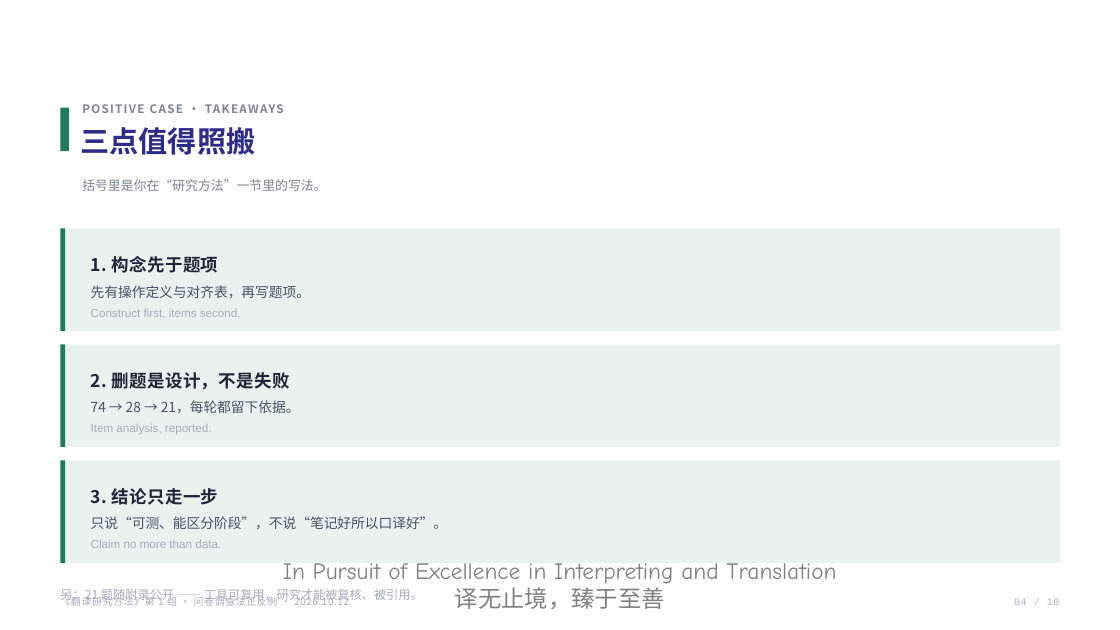
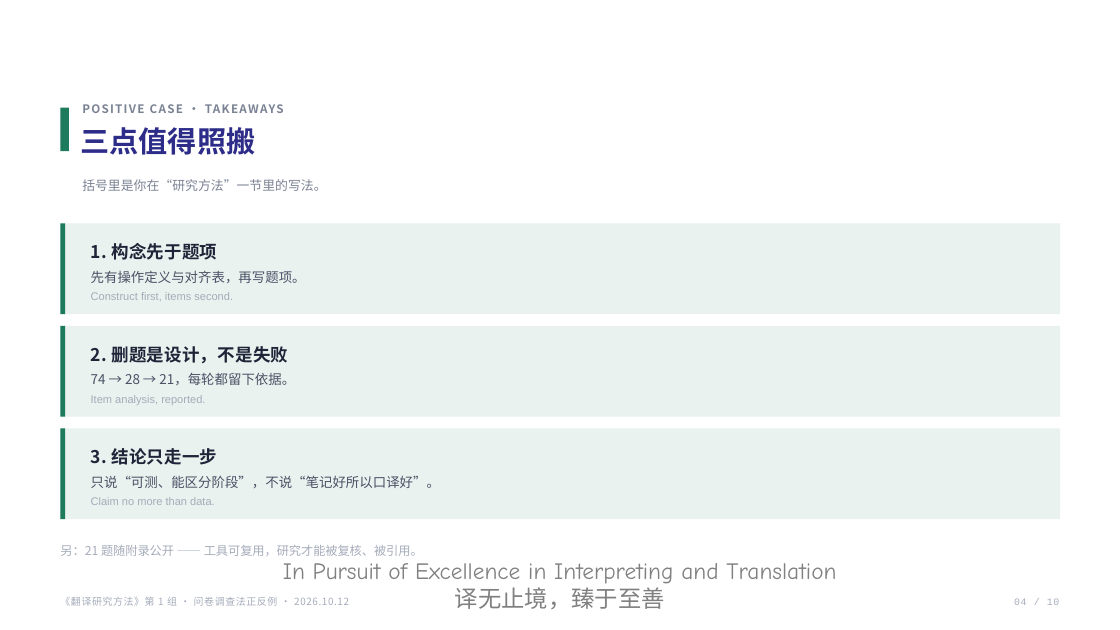
Before and after one commit to CodingGeoff/translation-research-202610, a slide deck: slide 5 of 翻译研究方法/第1组/问卷调查法正反例_学院模板版.pptx. Drawn at 1120x630 pixels with LibreOffice and Linux fonts; fonts in the diff are those of the drawing; background and template pictures are left out. Boxes give left, top, right and bottom in pixels: in the first picture for what was removed or moved away, otherwise in the second. Text is boxed around its words. In the diff, an @@ line names an element or a change of style, - is before the commit and + after.

```diff
--- a/翻译研究方法/第1组/问卷调查法正反例_学院模板版.pptx
+++ b/翻译研究方法/第1组/问卷调查法正反例_学院模板版.pptx
@@ rectangle: place and size @@
-rectangle at [60,229,1060,331]
+rectangle at [60,223,1060,314]
@@ rectangle: place and size @@
-rectangle at [60,229,66,331]
+rectangle at [60,223,66,314]
@@ text "1. 构念先于题项": place and size @@
-text "1. 构念先于题项" at [91,256,310,317]
+text "1. 构念先于题项" at [91,243,306,301]
@@ text "1. 构念先于题项" at [91,243,306,301]: letter spacing 0.3 to 0.2 pt in "1. 构念先于题项"; size 11.8 to 11.5 pt in "先有操作定义与对齐表，再写题项。"; size 10 to 9.5 pt in "Construct first, items second."; line spacing 1.34 to 1.3; line spacing 1.5 to 1.4; line spacing 1.4 to 1.35 @@
@@ rectangle: place and size @@
-rectangle at [60,344,1060,447]
+rectangle at [60,326,1060,417]
@@ rectangle: place and size @@
-rectangle at [60,344,66,447]
+rectangle at [60,326,66,417]
@@ text "2. 删题是设计，不是失败": place and size @@
-text "2. 删题是设计，不是失败" at [91,372,300,434]
+text "2. 删题是设计，不是失败" at [91,346,295,405]
@@ text "2. 删题是设计，不是失败" at [91,346,295,405]: letter spacing 0.3 to 0.2 pt in "2. 删题是设计，不是失败"; size 11.8 to 11.5 pt in "74 → 28 → 21，每轮都留下依据。"; size 10 to 9.5 pt in "Item analysis, reported."; line spacing 1.34 to 1.3; line spacing 1.5 to 1.4; line spacing 1.4 to 1.35 @@
@@ rectangle: place and size @@
-rectangle at [60,460,1060,563]
+rectangle at [60,429,1060,519]
@@ rectangle: place and size @@
-rectangle at [60,460,66,563]
+rectangle at [60,429,66,519]
@@ text "3. 结论只走一步": place and size @@
-text "3. 结论只走一步" at [91,488,448,548]
+text "3. 结论只走一步" at [91,448,440,505]
@@ text "3. 结论只走一步" at [91,448,440,505]: letter spacing 0.3 to 0.2 pt in "3. 结论只走一步"; size 11.8 to 11.5 pt in "只说“可测、能区分阶段”，不说“笔记好所以口译好”。"; size 10 to 9.5 pt in "Claim no more than data."; line spacing 1.34 to 1.3; line spacing 1.5 to 1.4; line spacing 1.4 to 1.35 @@
@@ text "另：21 题随附录公开 —— 工具可复用，研究才能被复核、被引用。": place and size @@
-text "另：21 题随附录公开 —— 工具可复用，研究才能被复核、被引用。" at [60,589,423,603]
+text "另：21 题随附录公开 —— 工具可复用，研究才能被复核、被引用。" at [60,545,423,556]
```
Also in this commit, not shown: 2 other slides changed, 20 other files.
